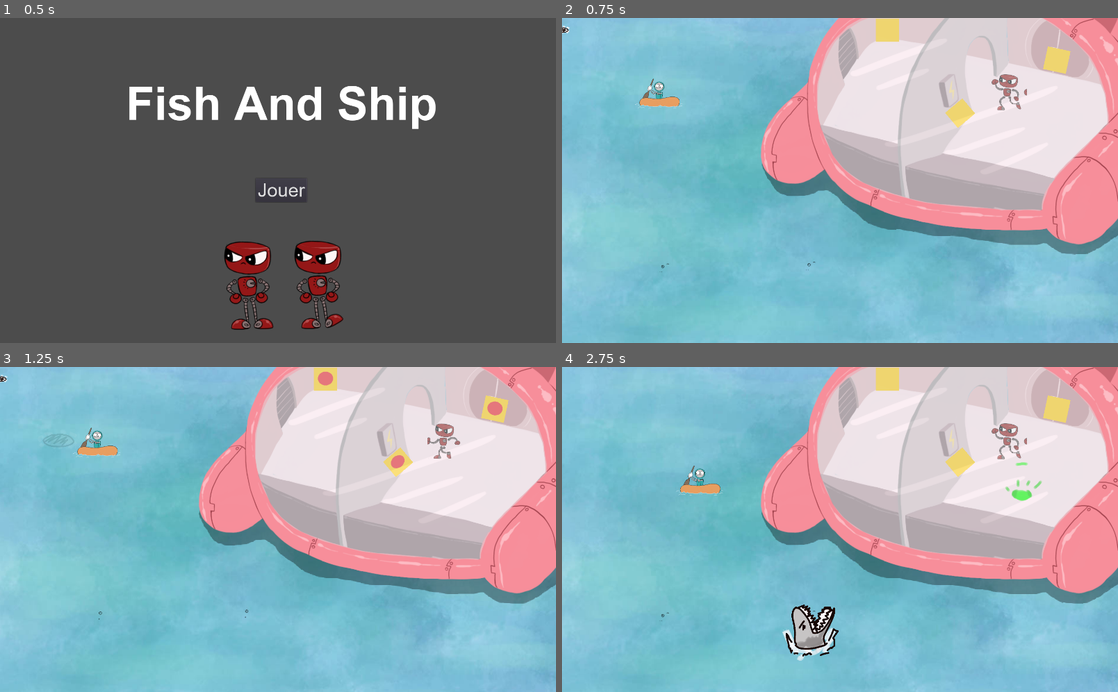
Above: before the commit, frames 1-4 (two rows, left to right).
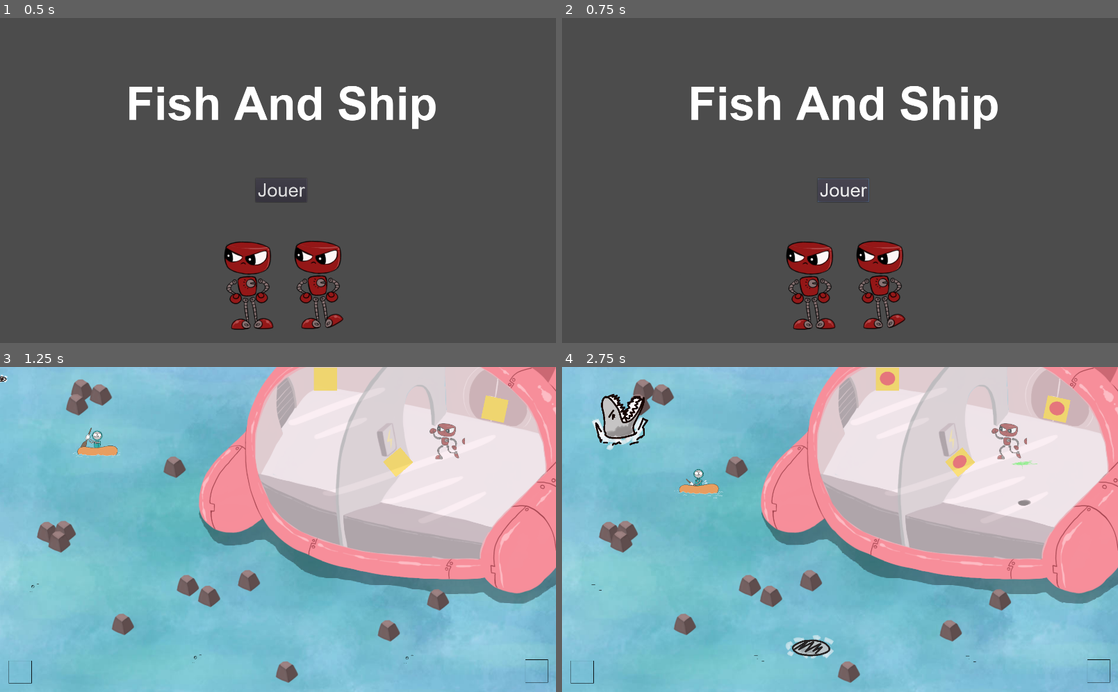
Above: after the commit, the same moments.

Repository: Majimo/FishAndShip
Game: Godot game, scene res://scenes/Intro.tscn
The game is run twice, just before and just after one commit, with the same random seed, the same clock (stepped at 60 frames per second) and the same inputs. Sound files missing from this copy of the repository are replaced by a short silence.
Inputs:
- Up to frame 1 (0.5 s): no input
- Up to frame 2 (0.75 s): click "Jouer" at 0.5 s
- Up to frame 3 (1.25 s): no input
- Up to frame 4 (2.75 s): hold Right (ui_right) 1.28-2.03 s; hold Down (ui_down) from 2.03 s (still down)

Frame 1 is identical in both runs. In frame 2, 100% of the frame differs, in the area x 0-100%, y 0-100%; in frame 3, 3.1%; in frame 4, 5.4%.

Commit message:
modification intro

Diff:
--- a/scenes/Intro.tscn
+++ b/scenes/Intro.tscn
@@ -1,9 +1,11 @@
-[gd_scene load_steps=7 format=2]
+[gd_scene load_steps=9 format=2]
 
 [ext_resource path="res://assets/fonts/arial.ttf" type="DynamicFontData" id=1]
 [ext_resource path="res://assets/fonts/arialbd.ttf" type="DynamicFontData" id=2]
 [ext_resource path="res://scripts/Intro.gd" type="Script" id=3]
 [ext_resource path="res://assets/Pouik_Attend.png" type="Texture" id=4]
+[ext_resource path="res://sounds/Demarrage_vaisseau.wav" type="AudioStream" id=5]
+[ext_resource path="res://sounds/Arret_vaisseau.wav" type="AudioStream" id=6]
 
 [sub_resource type="DynamicFont" id=1]
 size = 128
@@ -45,4 +47,11 @@
 [node name="Sprite" type="Sprite" parent="."]
 position = Vector2( 807.116, 744.133 )
 texture = ExtResource( 4 )
+
+[node name="DepartVaisseau" type="AudioStreamPlayer" parent="."]
+stream = ExtResource( 5 )
+
+[node name="ArriveeVaisseau" type="AudioStreamPlayer" parent="."]
+stream = ExtResource( 6 )
 [connection signal="pressed" from="Button" to="." method="_on_Button_pressed"]
+[connection signal="finished" from="ArriveeVaisseau" to="." method="_on_ArriveeVaisseau_finished"]
--- a/scenes/MainWorld.tscn
+++ b/scenes/MainWorld.tscn
@@ -8,6 +8,7 @@
 [ext_resource path="res://scripts/Perso2.gd" type="Script" id=6]
 [ext_resource path="res://scenes/Dropzone.tscn" type="PackedScene" id=7]
 [ext_resource path="res://scenes/ZoneAReparer.tscn" type="PackedScene" id=8]
+[ext_resource path="res://scenes/Rocher.tscn" type="PackedScene" id=9]
 [ext_resource path="res://assets/vaisseau/Vitre.png" type="Texture" id=10]
 [ext_resource path="res://assets/vaisseau/DecorVaisseau.png" type="Texture" id=11]
 [ext_resource path="res://assets/vaisseau/TableauDeBord.png" type="Texture" id=12]
@@ -24,6 +25,7 @@
 [ext_resource path="res://assets/objets/PlaqueDeFer.png" type="Texture" id=23]
 [ext_resource path="res://assets/objets/scotch.png" type="Texture" id=24]
 [ext_resource path="res://assets/objets/PlancheDeBois.png" type="Texture" id=25]
+[ext_resource path="res://assets/objets/Inventaire.png" type="Texture" id=26]
 
 [node name="MainWorld" type="Node2D"]
 script = ExtResource( 22 )
@@ -54,10 +56,13 @@
 [node name="ZonesPeche" type="Node2D" parent="."]
 
 [node name="ZonePeche" parent="ZonesPeche" instance=ExtResource( 4 )]
-position = Vector2( 284.088, 691.62 )
-
-[node name="ZonePeche2" parent="." instance=ExtResource( 4 )]
-position = Vector2( 688.272, 686.609 )
+position = Vector2( 96.3561, 611.358 )
+
+[node name="ZonePeche2" parent="ZonesPeche" instance=ExtResource( 4 )]
+position = Vector2( 545.433, 807.682 )
+
+[node name="ZonePeche3" parent="ZonesPeche" instance=ExtResource( 4 )]
+position = Vector2( 1130.39, 809.043 )
 
 [node name="Players" type="Node2D" parent="."]
 position = Vector2( 761.94, 446.803 )
@@ -69,6 +74,50 @@
 [node name="Perso2" parent="Players" instance=ExtResource( 3 )]
 position = Vector2( 470.588, -239.092 )
 script = ExtResource( 6 )
+
+[node name="Rochers" type="Node2D" parent="."]
+
+[node name="Rocher" parent="Rochers" instance=ExtResource( 9 )]
+position = Vector2( 131.956, 457.086 )
+
+[node name="Rocher2" parent="Rochers" instance=ExtResource( 9 )]
+position = Vector2( 178.209, 454.366 )
+
+[node name="Rocher3" parent="Rochers" instance=ExtResource( 9 )]
+position = Vector2( 163.245, 482.933 )
+
+[node name="Rocher4" parent="Rochers" instance=ExtResource( 9 )]
+position = Vector2( 518.303, 604.007 )
+
+[node name="Rocher5" parent="Rochers" instance=ExtResource( 9 )]
+position = Vector2( 338.734, 711.477 )
+
+[node name="Rocher6" parent="Rochers" instance=ExtResource( 9 )]
+position = Vector2( 481.573, 276.156 )
+
+[node name="Rocher9" parent="Rochers" instance=ExtResource( 9 )]
+position = Vector2( 225.822, 62.5773 )
+
+[node name="Rocher7" parent="Rochers" instance=ExtResource( 9 )]
+position = Vector2( 277.517, 76.1811 )
+
+[node name="Rocher8" parent="Rochers" instance=ExtResource( 9 )]
+position = Vector2( 212.219, 103.389 )
+
+[node name="Rocher10" parent="Rochers" instance=ExtResource( 9 )]
+position = Vector2( 576.799, 633.935 )
+
+[node name="Rocher11" parent="Rochers" instance=ExtResource( 9 )]
+position = Vector2( 686.99, 590.403 )
+
+[node name="Rocher12" parent="Rochers" instance=ExtResource( 9 )]
+position = Vector2( 1073.34, 729.161 )
+
+[node name="Rocher13" parent="Rochers" instance=ExtResource( 9 )]
+position = Vector2( 1209.37, 643.458 )
+
+[node name="Rocher14" parent="Rochers" instance=ExtResource( 9 )]
+position = Vector2( 791.739, 843.433 )
 
 [node name="Dropzone" parent="." instance=ExtResource( 7 )]
 position = Vector2( 766.088, 101.134 )
@@ -114,42 +163,47 @@
 moduleId = 2
 
 [node name="InventaireJ1" type="Node2D" parent="."]
+position = Vector2( 54.415, 844.793 )
+__meta__ = {
+"_edit_group_": true
+}
+
+[node name="ZoneInventaire" type="Sprite" parent="InventaireJ1"]
+position = Vector2( 1.36035, 0 )
+texture = ExtResource( 26 )
 
 [node name="PlancheDeBois" type="Sprite" parent="InventaireJ1"]
 visible = false
-position = Vector2( 215.136, 855.358 )
 texture = ExtResource( 25 )
 
 [node name="PlaqueDeFer" type="Sprite" parent="InventaireJ1"]
 visible = false
-position = Vector2( 125.526, 854.872 )
 texture = ExtResource( 23 )
 
 [node name="Scotch" type="Sprite" parent="InventaireJ1"]
 visible = false
-position = Vector2( 47.6918, 857.15 )
 texture = ExtResource( 24 )
 
 [node name="InventaireJ2" type="Node2D" parent="."]
+position = Vector2( 1482.81, 842.073 )
+__meta__ = {
+"_edit_group_": true
+}
+
+[node name="ZoneInventaire" type="Sprite" parent="InventaireJ2"]
+texture = ExtResource( 26 )
 
 [node name="PlancheDeBois2" type="Sprite" parent="InventaireJ2"]
 visible = false
-position = Vector2( 1492.14, 855.358 )
 texture = ExtResource( 25 )
 
 [node name="PlaqueDeFer2" type="Sprite" parent="InventaireJ2"]
 visible = false
-position = Vector2( 1402.53, 854.872 )
 texture = ExtResource( 23 )
 
 [node name="Scotch2" type="Sprite" parent="InventaireJ2"]
 visible = false
-position = Vector2( 1324.69, 857.15 )
 texture = ExtResource( 24 )
-
-[node name="Dropzone2" parent="." instance=ExtResource( 7 )]
-position = Vector2( 766.088, 101.134 )
-scale = Vector2( 1.25, 1.5 )
 
 [node name="TrucTypesRequins" type="Node" parent="."]
 
--- a/scenes/Perso.tscn
+++ b/scenes/Perso.tscn
@@ -115,6 +115,7 @@
 ]]
 
 [node name="CollisionShape2D" type="CollisionShape2D" parent="Area2D"]
+visible = false
 shape = SubResource( 14 )
 
 [node name="BibouPeche" type="AudioStreamPlayer" parent="."]
--- /dev/null
+++ b/scenes/Rocher.tscn
@@ -0,0 +1,11 @@
+[gd_scene load_steps=2 format=2]
+
+[ext_resource path="res://assets/Rocher.png" type="Texture" id=1]
+
+[node name="Rocher" type="StaticBody2D"]
+
+[node name="Sprite" type="Sprite" parent="."]
+texture = ExtResource( 1 )
+
+[node name="CollisionPolygon2D" type="CollisionPolygon2D" parent="."]
+polygon = PoolVector2Array( -18.1889, -21.4522, -29.9957, 16.0218, 5.93826, 32.4488, 34.1721, 7.8083, 16.7184, -20.4256, -0.221863, -29.6657 )
--- a/scripts/Intro.gd
+++ b/scripts/Intro.gd
@@ -1,5 +1,8 @@
 extends Node2D
 
+func _on_Button_pressed():
+	$ArriveeVaisseau.play()
 
-func _on_Button_pressed():
+
+func _on_ArriveeVaisseau_finished():
 	get_tree().change_scene("res://scenes/MainWorld.tscn")
Binary file added: assets/objets/Inventaire.png
Not shown, added: assets/objets/Inventaire.png.import
Binary file added: assets/players/BibouPeche.png
Not shown, added: assets/players/BibouPeche.png.import
Binary file added: assets/players/Pouik_Attend.png
Not shown, added: assets/players/Pouik_Attend.png.import
Not shown: 1 places in scenes/MainWorld.tscn that only renumber resources
Not shown, added: sounds/Arret_vaisseau.wav.import
Not shown, added: sounds/Demarrage_vaisseau.wav.import
Not shown, added: sounds/Arret_vaisseau.wav
Not shown, added: sounds/Demarrage_vaisseau.wav
